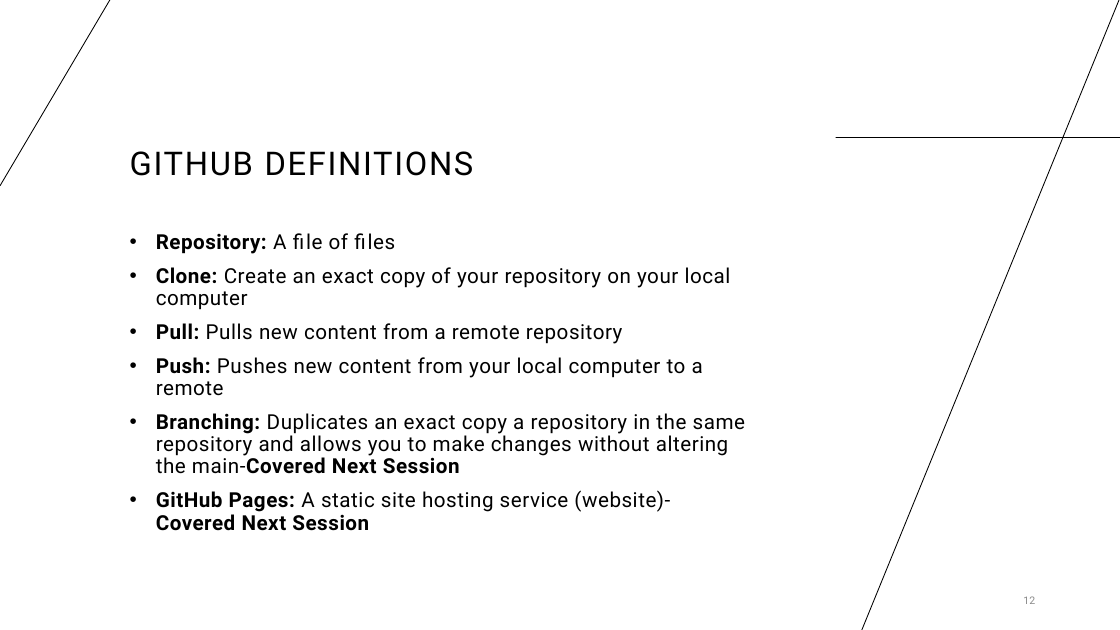
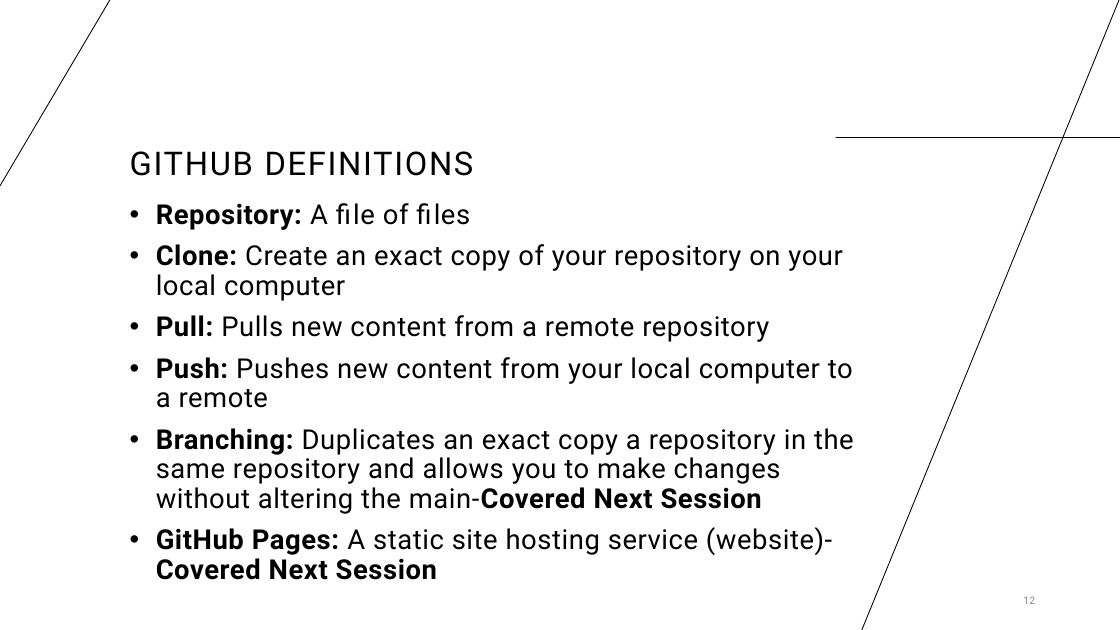
Before and after one commit to cassandra-hui/GitHub-Workshop, a slide deck: slide 12 of Day_1.pptx. Drawn at 1120x630 pixels with LibreOffice and Linux fonts; fonts in the diff are those of the drawing. Boxes give left, top, right and bottom in pixels: in the first picture for what was removed or moved away, otherwise in the second. Text is boxed around its words. In the diff, an @@ line names an element or a change of style, - is before the commit and + after.

Commit message:
Making text bigger on slides

```diff
--- a/Day_1.pptx
+++ b/Day_1.pptx
@@ text "Repository: A file of files" moved from (x1=156, y1=233, x2=745, y2=531) to (x1=156, y1=203, x2=854, y2=580) @@
@@ text "Repository: A file of files" at (x1=156, y1=203, x2=854, y2=580): size 17.6 to 23.5 pt @@
```
Also in this commit, not shown: 27 other slides changed.
